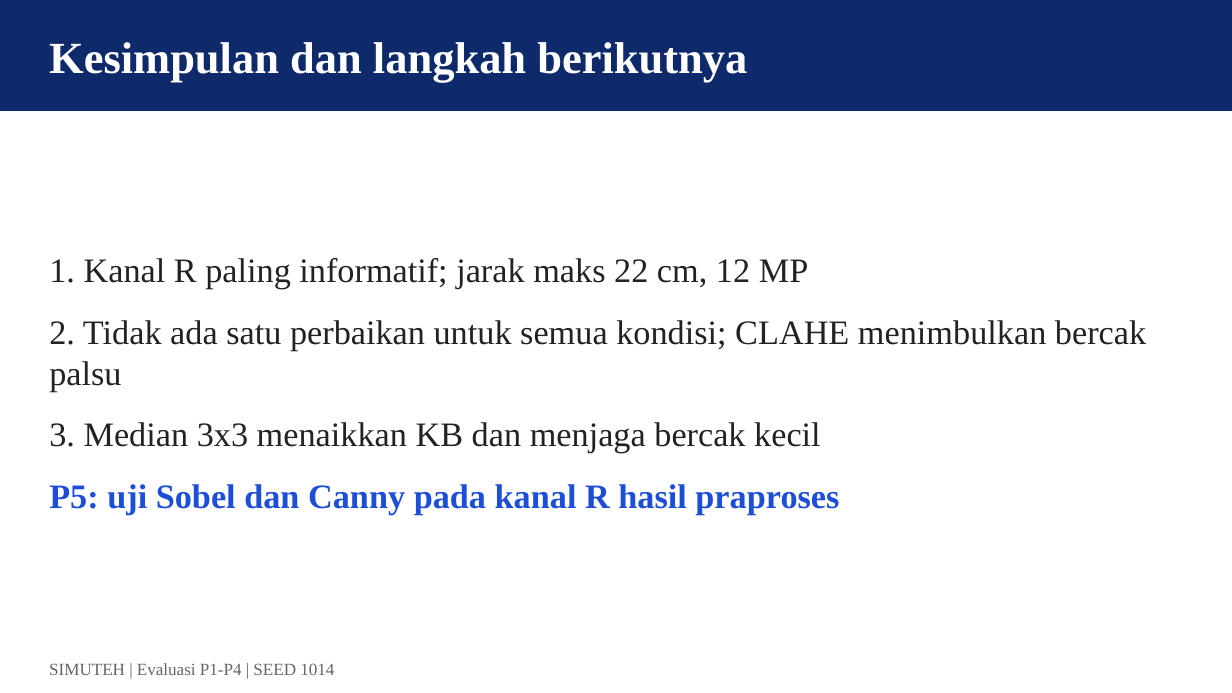
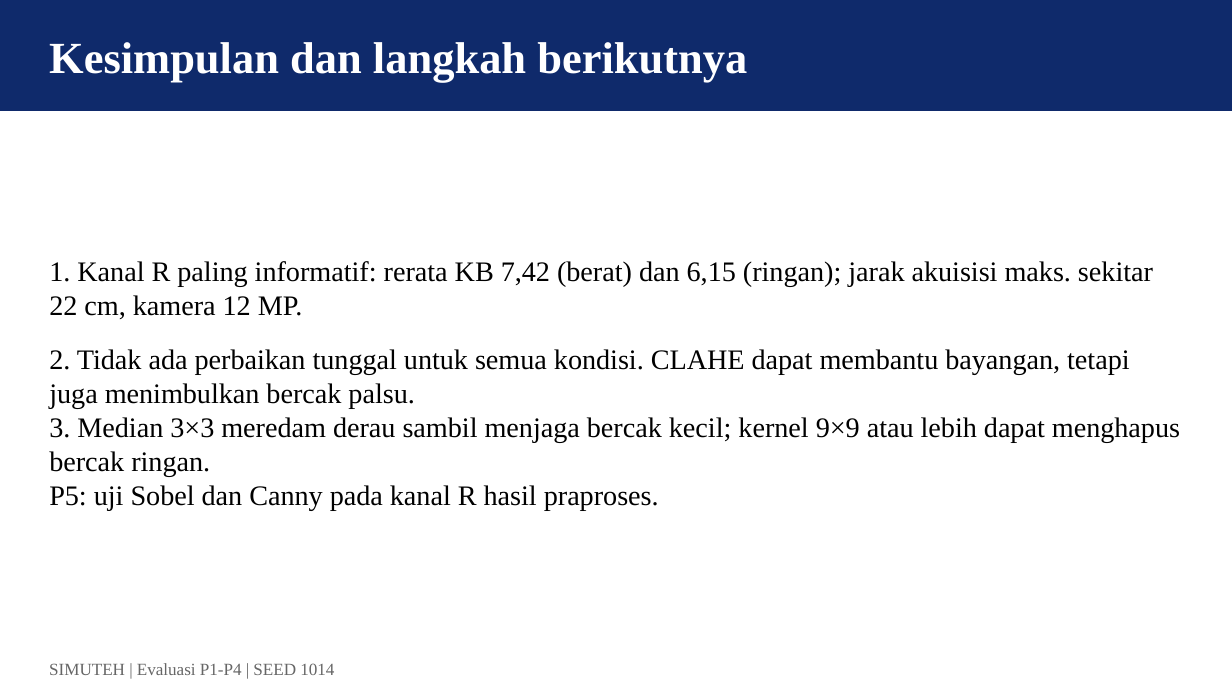
Before and after one commit to FarhanF22/simuteh-2330511014_Farhan_Fadila, a slide deck: slide 12 of Laporan/Farhan_Fadila_2330511014.pptx. Drawn at 1232x693 pixels with LibreOffice and Linux fonts; fonts in the diff are those of the drawing. Boxes give left, top, right and bottom in pixels: in the first picture for what was removed or moved away, otherwise in the second. Text is boxed around its words. In the diff, an @@ line names an element or a change of style, - is before the commit and + after.

```diff
--- a/Laporan/Farhan_Fadila_2330511014.pptx
+++ b/Laporan/Farhan_Fadila_2330511014.pptx
@@ text at [49,261,1180,510]: text changed; size 20 to 16.5 pt; text colour #222222 to #000000 @@
-1. Kanal R paling informatif; jarak maks 22 cm, 12 MP
-2. Tidak ada satu perbaikan untuk semua kondisi; CLAHE menimbulkan bercak palsu
-3. Median 3x3 menaikkan KB dan menjaga bercak kecil
-P5: uji Sobel dan Canny pada kanal R hasil praproses
+1. Kanal R paling informatif: rerata KB 7,42 (berat) dan 6,15 (ringan); jarak akuisisi maks. sekitar 22 cm, kamera 12 MP.
+2. Tidak ada perbaikan tunggal untuk semua kondisi. CLAHE dapat membantu bayangan, tetapi juga menimbulkan bercak palsu.
+3. Median 3×3 meredam derau sambil menjaga bercak kecil; kernel 9×9 atau lebih dapat menghapus bercak ringan.
+P5: uji Sobel dan Canny pada kanal R hasil praproses.
```
Also in this commit, not shown: 6 other slides changed, 4 other files.
